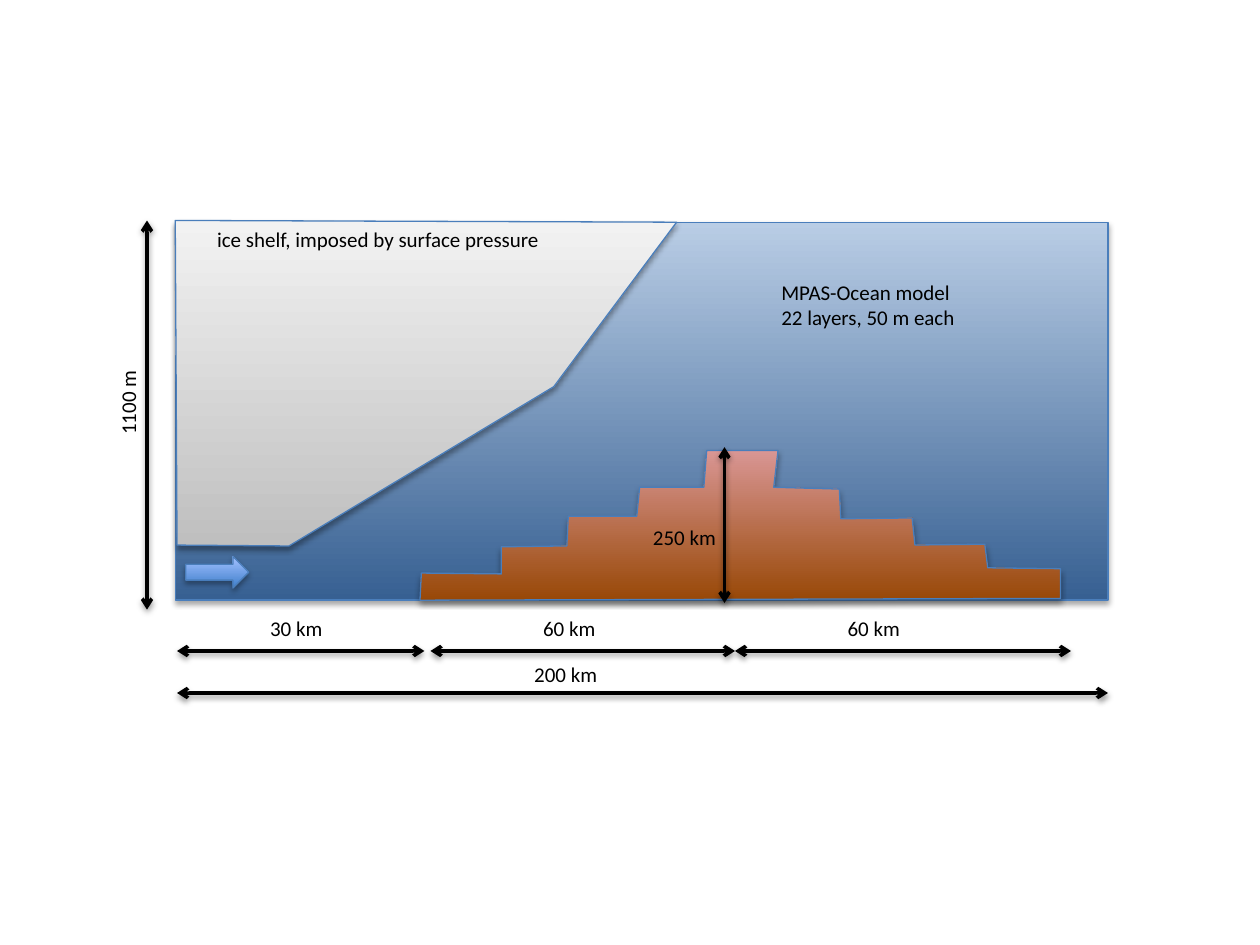
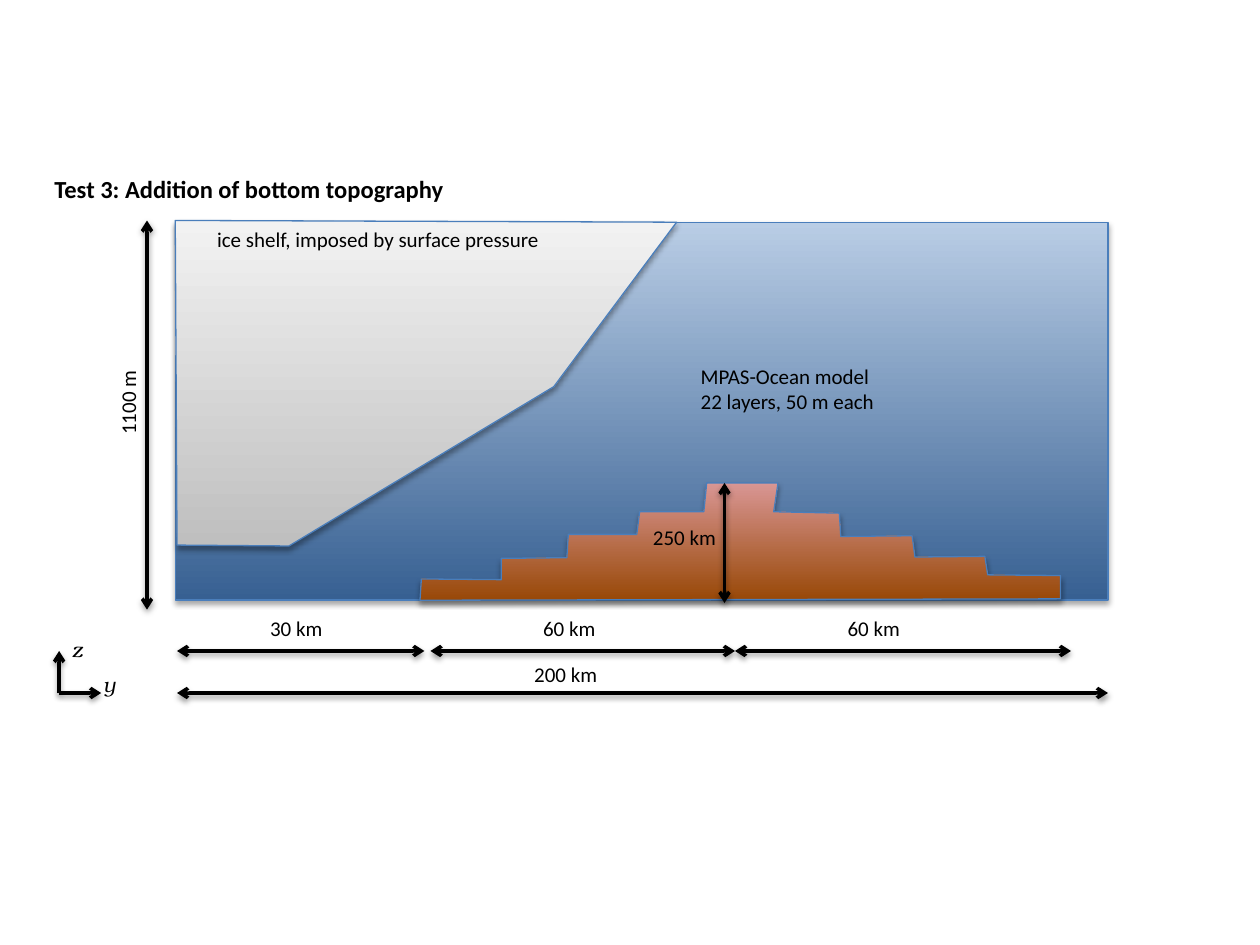
Before and after one commit to MPAS-Dev/MPAS-Documents, a slide deck: slide 4 of ocean/current_design_doc/sub-ice_shelf_ocean_test/f/sub-ice_shelf_diagram1.pptx (slide 2 before the commit). Drawn at 1260x945 pixels with LibreOffice and Linux fonts; fonts in the diff are those of the drawing. Boxes give left, top, right and bottom in pixels: in the first picture for what was removed or moved away, otherwise in the second. Text is boxed around its words. In the diff, an @@ line names an element or a change of style, - is before the commit and + after.

Commit message:
Change inlet flux to surface wind stress, after feedback at MPAS meeting.

```diff
--- a/ocean/current_design_doc/sub-ice_shelf_ocean_test/f/sub-ice_shelf_diagram1.pptx
+++ b/ocean/current_design_doc/sub-ice_shelf_ocean_test/f/sub-ice_shelf_diagram1.pptx
@@ text added at [54,180,443,202], 14 pt, text #000000, bold @@
+Test 3: Addition of bottom topography
@@ text "MPAS-Ocean model": place and size @@
-text "MPAS-Ocean model" at [781,285,954,329]
+text "MPAS-Ocean model" at [701,369,873,413]
@@ freeform shape: place and size @@
-freeform shape at [420,451,1060,601]
+freeform shape at [420,483,1060,600]
@@ double arrow moved from (724, 604) - (724, 447) to (724, 604) - (724, 483) @@
@@ right arrow removed at [185,557,248,588] @@
@@ arrow added from (59, 693) to (59, 651), #000000 2 pt @@
@@ text added at [72,646,83,658], 12 pt, text #000000, italic @@
+z
@@ text added at [103,681,116,697], 12 pt, text #000000, italic @@
+y
@@ arrow added from (59, 693) to (101, 693), #000000 2 pt @@
```
Also in this commit, not shown: 1 other slide changed, 2 slides added, 5 other files.
